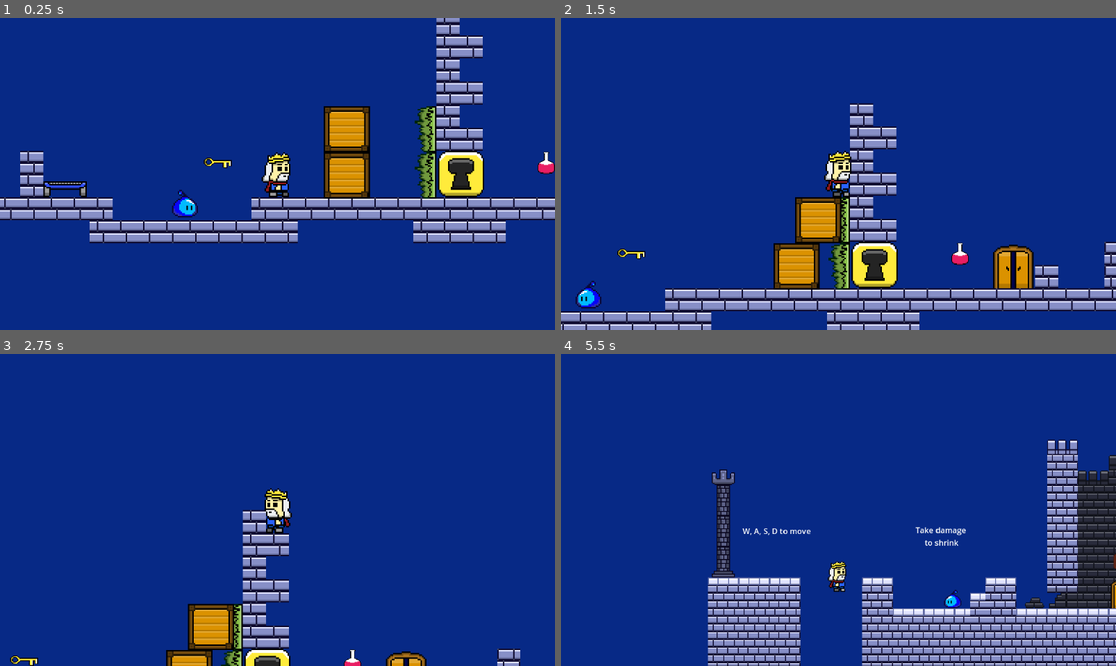
Above: before the commit, frames 1-4 (two rows, left to right).
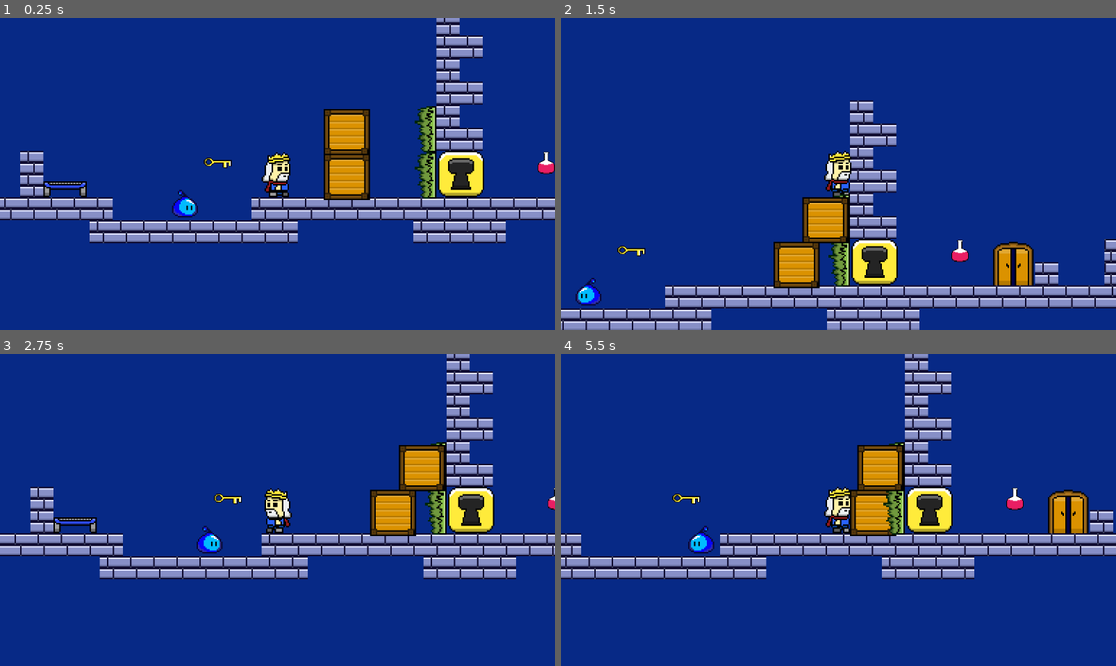
Above: after the commit, the same moments.

Repository: AND0MASTER/gamejam
Game: Godot game, scene res://Scenes/game.tscn
Same seed, same stepped clock (60 frames per second), same inputs: the game is played once before the commit and once after it. This scene is started directly instead of the project's main scene.
Inputs:
- Up to frame 1 (0.25 s): no input
- Up to frame 2 (1.5 s): hold D (move_right) from 0.53 s (still down); tap F (grow) at 0.6, 1.35 s; tap W (jump) at 0.77 s
- Up to frame 3 (2.75 s): tap W (jump) at 1.52 s; release D (move_right) at 2.03 s; hold A (move_left) from 2.03 s (still down); tap F (grow) at 2.1 s
- Up to frame 4 (5.5 s): release A (move_left) at 2.78 s; hold D (move_right) 2.78-4.28 s; tap F (grow) every 0.75 s from 2.85 to 5.1 s; tap W (jump) at 3.02, 3.77, 4.52 s; hold A (move_left) 4.28-5.03 s; hold D (move_right) from 5.03 s (still down)

The runs differ from the first frame. In frame 1, 1.5% of the frame differs, in the area x 58-67%, y 28-59%; in frame 2, 12%; in frame 3, 22%; in frame 4, 38%, in the area x 0-100%, y 0-100%.

Commit message:
push box falls faster

Diff:
--- a/Script/push_box.gd
+++ b/Script/push_box.gd
@@ -9,7 +9,7 @@
 
 func _process(delta: float) -> void:
 	if not ray_cast_right.is_colliding() && not ray_cast_left.is_colliding():
-		position.y += 1
+		position.y += 2
 
 func _on_area_right_body_entered(body: Node2D) -> void:
 	if AutoLoadedScript.pushing && not ray_cast_clo_left.is_colliding() && not ray_cast_clo_left_2.is_colliding():
